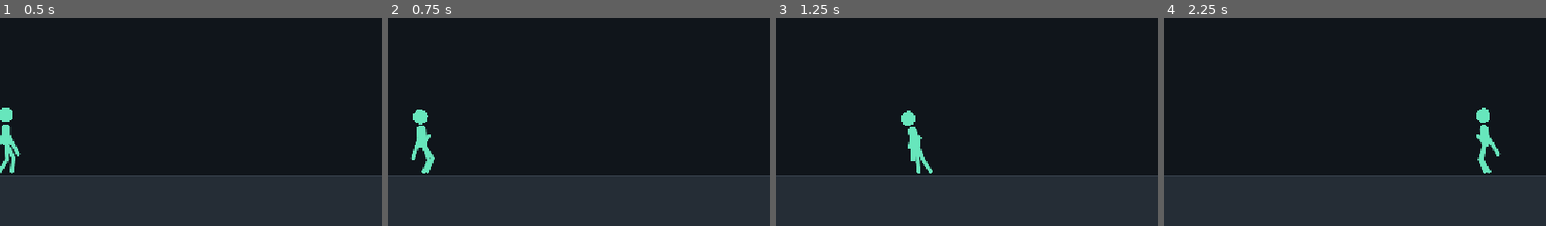
Above: before the commit, frames 1-4 (left to right).
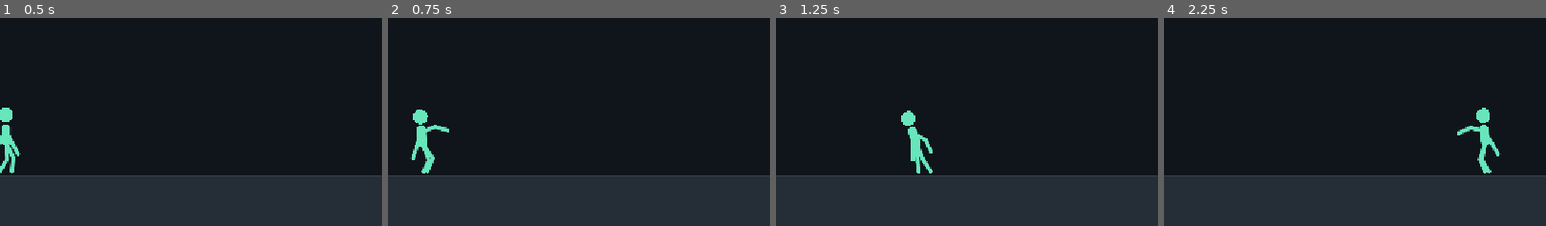
Above: after the commit, the same moments.

Repository: divanburke/ShadowSwap
Game: Godot game, scene res://main.tscn
Same seed, same stepped clock (60 frames per second), same inputs: the game is played once before the commit and once after it.
Inputs:
- Up to frame 1 (0.5 s): no input
- Up to frame 2 (0.75 s): hold D from 0.53 s (still down); hold J from 0.53 s (still down)
- Up to frame 3 (1.25 s): keep holding D; keep holding J; tap W at 0.77 s
- Up to frame 4 (2.25 s): release J at 1.28 s; tap J at 1.35 s; tap W at 1.52 s; release D at 2.03 s; hold A from 2.03 s (still down); hold J from 2.03 s (still down)
The pictures show only the part of the screen within x 49-99%, y 50-100%; the shares and areas given below are measured in that part.

Frame 1 is identical in both runs. In frame 2, 0.2% of the frame differs, in the area x 8-16%, y 51-63%; in frame 3, 0.1%; in frame 4, 0.2%, in the area x 76-86%, y 51-62%.

Commit message:
Fix uppercut with fixed 35 degree forearm angle

Diff:
--- a/scripts/fighter.gd
+++ b/scripts/fighter.gd
@@ -49,6 +49,7 @@
 const ARM_THICKNESS = BODY_WIDTH * 0.19
 const ARM_REST_VECTOR = Vector2(-0.7220, 0.6919)
 const ATTACK_REACH = ARM_LENGTH * 1.15
+const UPPERCUT_ELBOW_ANGLE = deg_to_rad(35.0)
 
 const ARM_SPRING = 16.0
 const ARM_DAMPING = 3.7
@@ -730,11 +731,11 @@
 func get_uppercut_pose(attack_progress):
 	var progress = smoothstep(0.0, 1.0, attack_progress)
 
-	# The active arm swings from a low chamber into an upward uppercut.
-	# The elbow stays bent at roughly 35 degrees throughout the motion.
+	# The upper arm does the entire swing. The forearm is locked to it
+	# at a fixed 35 degree relative angle, so it never moves independently.
 	var upper_arm_angle = lerpf(
-		deg_to_rad(125.0),
-		deg_to_rad(80.0),
+		deg_to_rad(60.0),
+		deg_to_rad(-60.0),
 		progress
 	)
 
@@ -743,8 +744,8 @@
 		sin(upper_arm_angle)
 	)
 
-	var forearm_direction = (-upper_direction).rotated(
-		deg_to_rad(35.0) * facing
+	var forearm_direction = upper_direction.rotated(
+		UPPERCUT_ELBOW_ANGLE * facing
 	)
 
 	var shoulder = Vector2(0.0, SHOULDER_Y)
